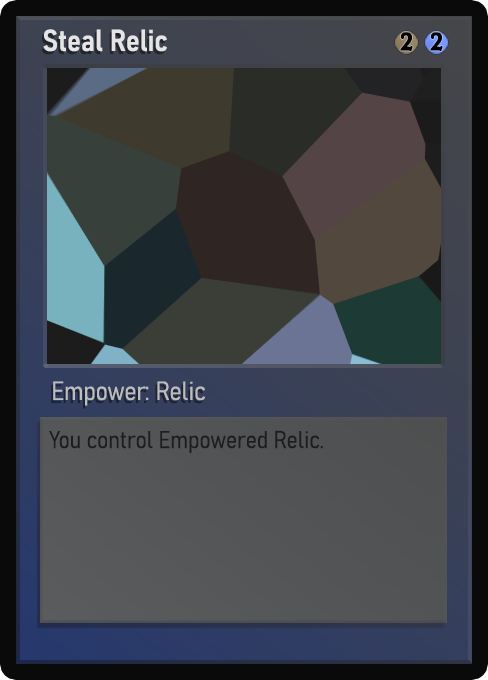
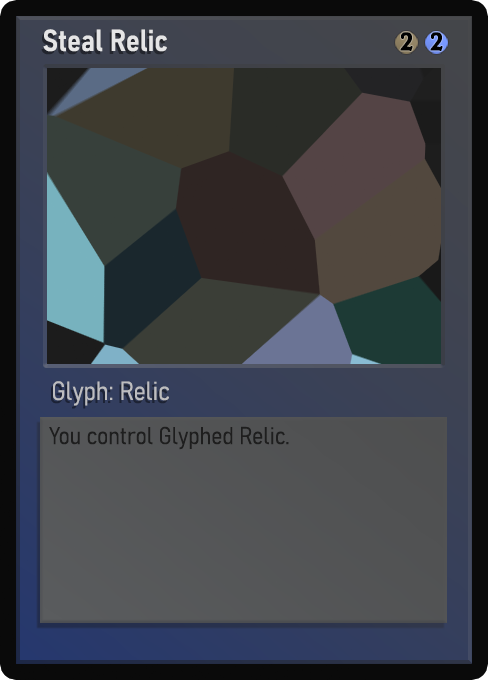
Layered file, before and after one edit (488x680). Changes by layer:
painted on "Class" over left=53, top=381, right=205, bottom=406
painted on "Desc_norm" over left=49, top=426, right=323, bottom=453
